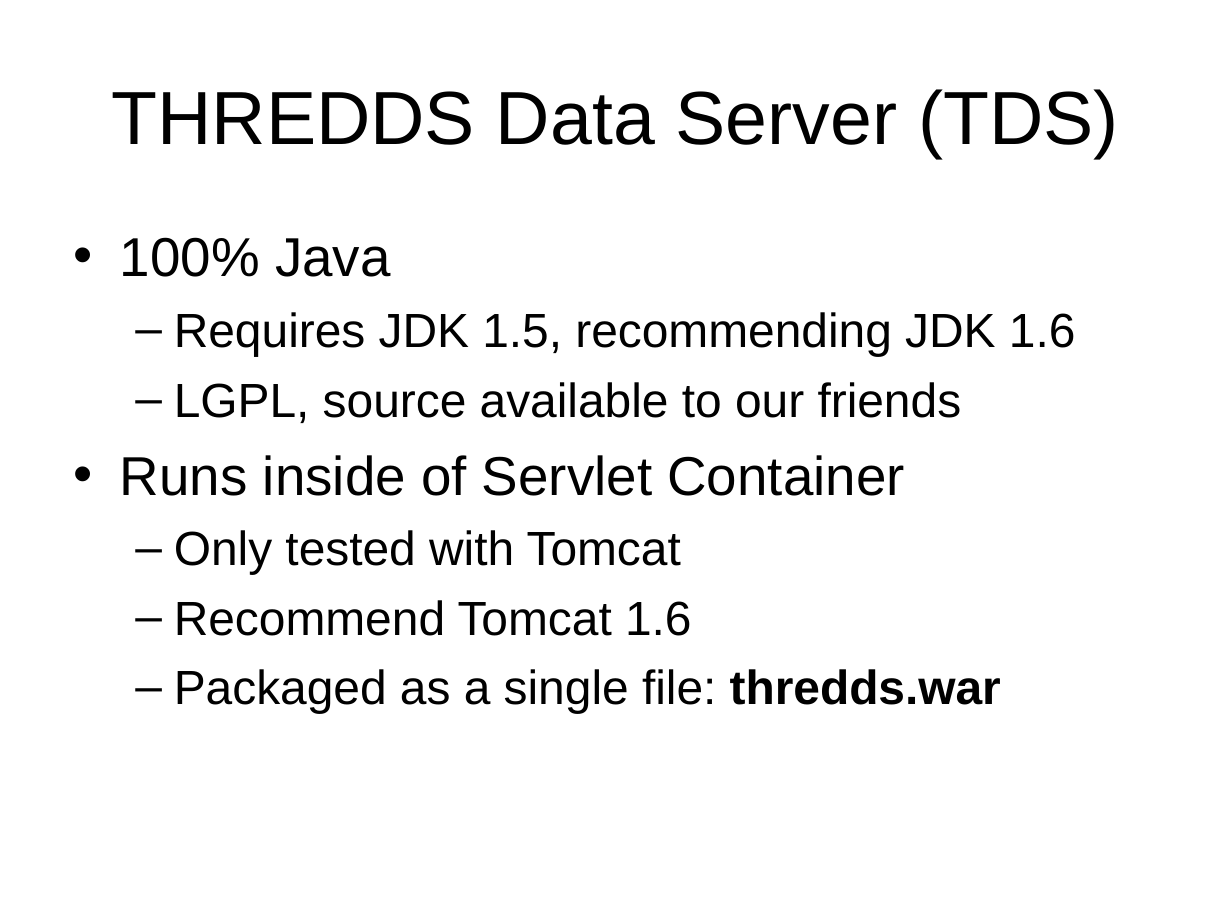
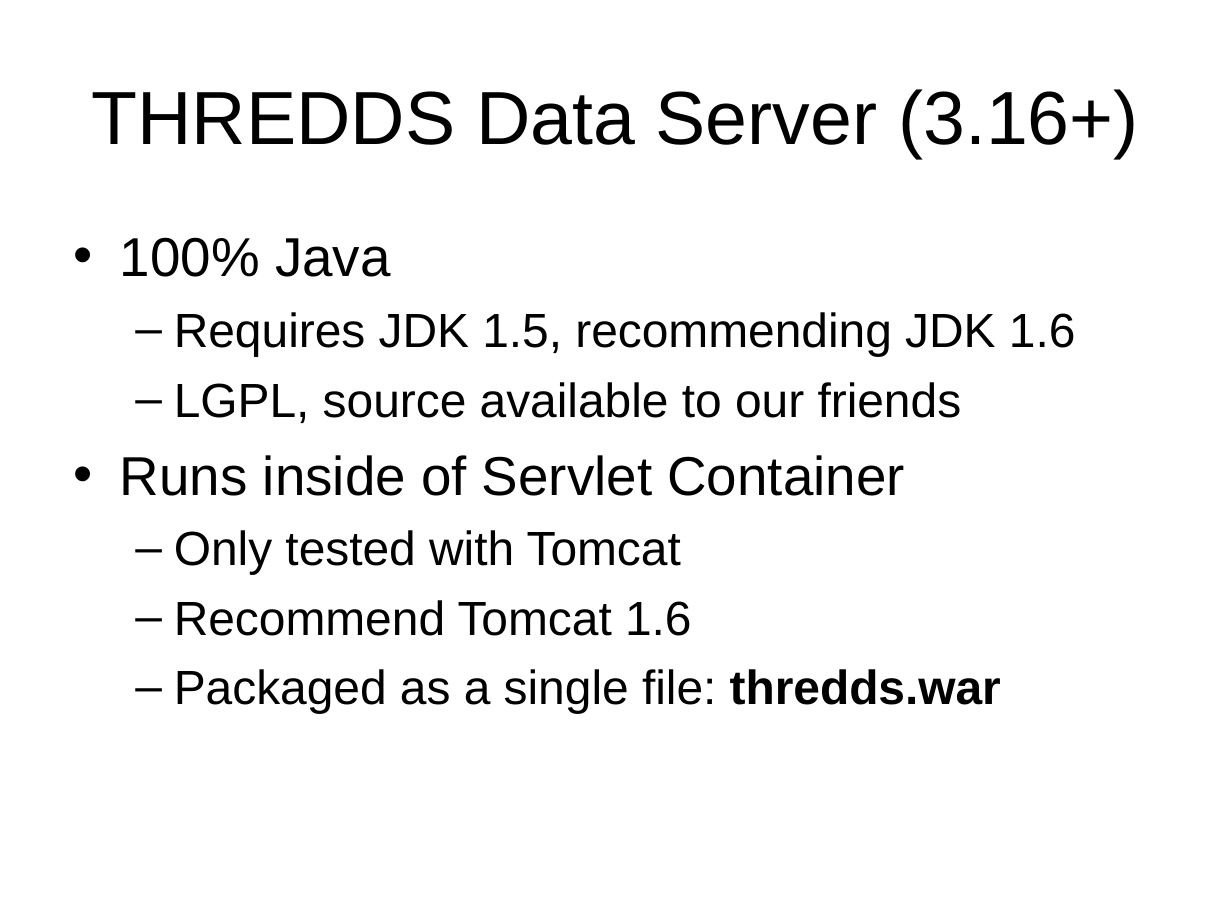
Before and after one commit to ooici-eoi/THREDDS, a slide deck: slide 6 of docs/web/thredds/tech/tutorial/TDSOverview.ppt (slide 2 before the commit). Drawn at 1232x924 pixels with LibreOffice and Linux fonts; fonts in the diff are those of the drawing; background and template pictures are left out. Boxes give left, top, right and bottom in pixels: in the first picture for what was removed or moved away, otherwise in the second. Text is boxed around its words. In the diff, an @@ line names an element or a change of style, - is before the commit and + after.

```diff
--- a/docs/web/thredds/tech/tutorial/TDSOverview.ppt
+++ b/docs/web/thredds/tech/tutorial/TDSOverview.ppt
@@ title at (91,89,1138,158): text changed @@
-THREDDS Data Server (TDS)
+THREDDS Data Server (3.16+)
```
Also in this commit, not shown: 7 other slides changed, 7 slides added, 9 slides removed, 10 other files.
